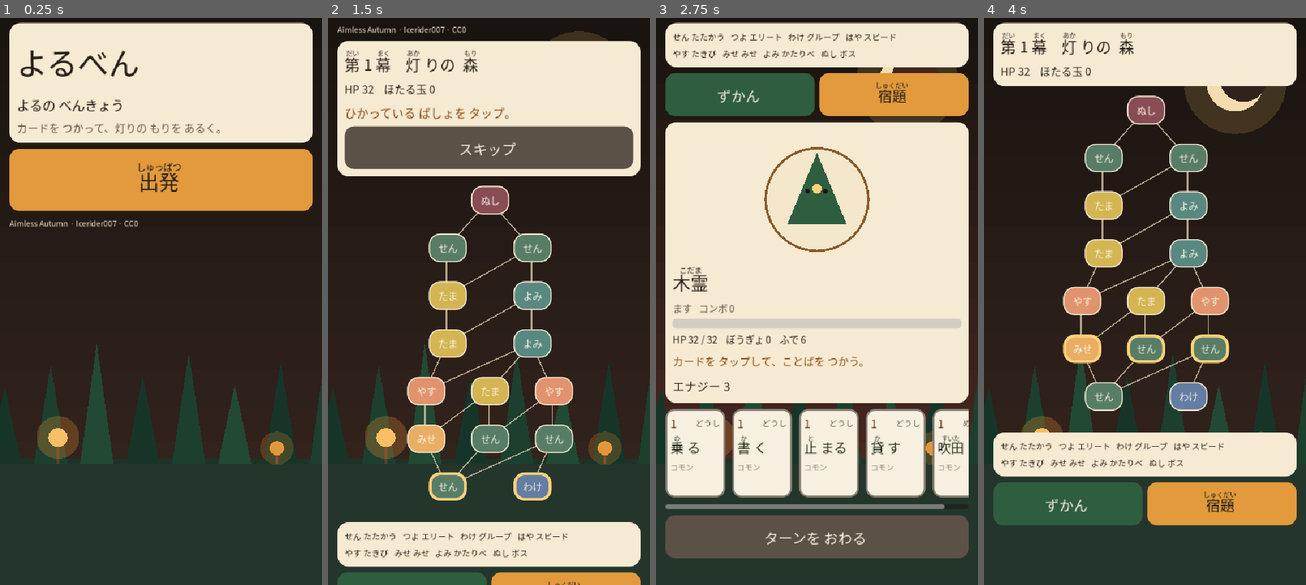
Above: before the commit, frames 1-4 (left to right).
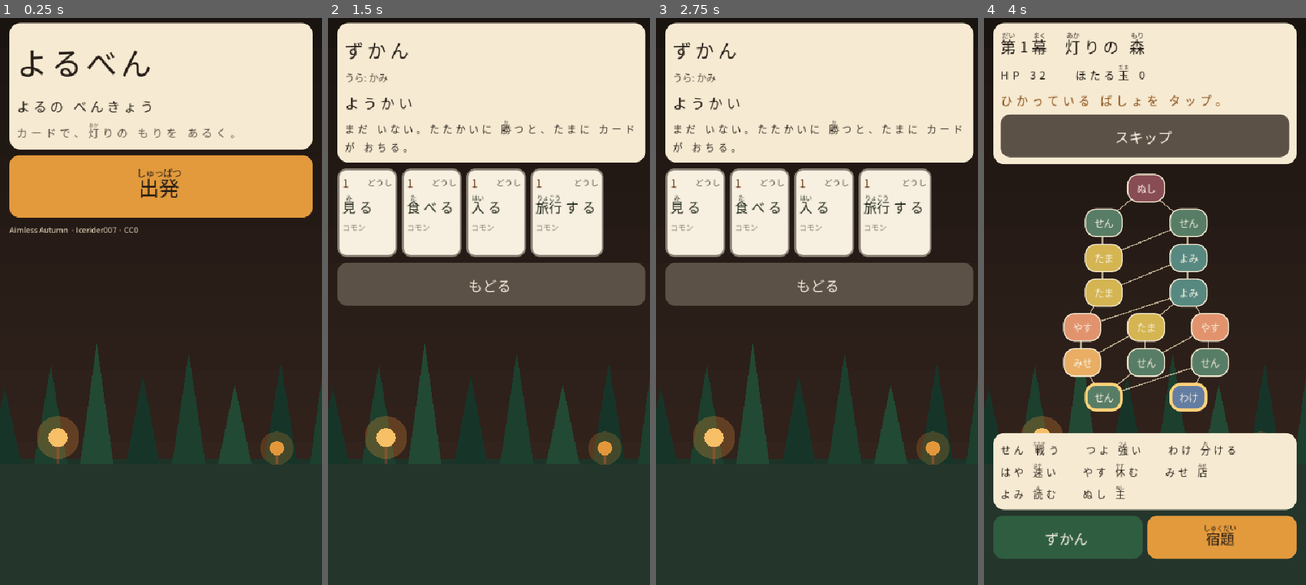
Above: after the commit, the same moments.

Repository: pannosuke/ywca-japanese
Game: Godot game, scene res://scenes/main.tscn
Same seed, same stepped clock (60 frames per second), same inputs: the game is played once before the commit and once after it.
Inputs (mouse positions are in pixels of both pictures, inside the frame that each line leads up to; where the layout moved, square brackets give the same spot in the first picture):
- Up to frame 1 (0.25 s): no input
- Up to frame 2 (1.5 s): click (489, 188) [489, 182] at 0.5 s; click (411, 556) at 1.27 s
- Up to frame 3 (2.75 s): click (775, 488) at 2 s, where only the run before the commit has a clickable "せん"
- Up to frame 4 (4 s): click (1067, 97) at 2.77 s; click (1148, 284) [1145, 261] at 3.5 s

The runs differ from the first frame. In frame 1, 5.7% of the frame differs, in the area x 2-98%, y 5-38%; in frame 2, 46%; in frame 3, 63%, in the area x 2-99%, y 0-96%; in frame 4, 37%.
Error before the commit: Attempted to free a locked object (calling or emitting). (res://scripts/app.gd:90)
Error after the commit: Attempted to free a locked object (calling or emitting). (res://scripts/app.gd:92)

Commit message:
Give every kanji a reading unless it is already known.
Eric's known_kanji list is empty. One helper fills the reading, and a test scans the scripts, scenes, and pack. The art pass is next, as v0.5.0.

Co-authored-by: Eric Allerton <pannosuke@users.noreply.github.com>

Diff:
--- a/content/packs/ywca-evening/profile.json
+++ b/content/packs/ywca-evening/profile.json
@@ -8,6 +8,7 @@
   "anki_deck": "YWCA",
   "anki_tag_prefix": "class::",
   "kanji_study": "not_started",
+  "known_kanji": [],
   "commute": {
     "summary_ruby": "JRの A[エー]線[せん]で、茨木駅[いばらきえき]から 大阪駅[おおさかえき]まで。快速[かいそく]に 間[ま]に 合[あ]えば 快速[かいそく]。おりたら、地下[ちか]の 出口[でぐち] M16 から Eストリートを 歩[ある]いて YWCA。",
     "summary_en": "JR A-line from Ibaraki Station to Osaka Station. The rapid, if he catches it. Then underground exit M16 and E Street to the YWCA."
--- a/scripts/app.gd
+++ b/scripts/app.gd
@@ -28,12 +28,14 @@
 
 func _ready() -> void:
 	pack = ContentPack.load_default()
+	Furigana.prepare(pack)
 	font = load("res://assets/fonts/NotoSansJP-Regular.otf")
 	correct_sfx = load("res://assets/sfx/correct.wav")
 	wrong_sfx = load("res://assets/sfx/wrong.wav")
 	shot = OS.get_environment("YORUBEN_SHOT")
 	_chrome()
 	_load()
+	_bind_known()
 	if shot != "":
 		state["music"] = 0.0
 		_prepare_shot()
@@ -108,18 +110,22 @@
 	label.font = font
 	label.font_size = size
 	label.color = color
+	label.max_width = 500
 	label.set_markup(markup)
 	parent.add_child(label)
 	return label
 
-func _text(parent: Node, value: String, size := 18, color := INK) -> Label:
-	var label := Label.new()
-	label.text = value
-	label.autowrap_mode = TextServer.AUTOWRAP_WORD_SMART
-	label.add_theme_font_size_override("font_size", size)
-	label.add_theme_color_override("font_color", color)
-	parent.add_child(label)
-	return label
+func _text(parent: Node, value: String, size := 18, color := INK) -> Control:
+	var marked := Furigana.apply(value, Furigana.known)
+	if marked.find("[") == -1:
+		var label := Label.new()
+		label.text = marked
+		label.autowrap_mode = TextServer.AUTOWRAP_WORD_SMART
+		label.add_theme_font_size_override("font_size", size)
+		label.add_theme_color_override("font_color", color)
+		parent.add_child(label)
+		return label
+	return _ruby(parent, marked, size, color)
 
 func _button(parent: Node, markup: String, fill: Color, cb: Callable, height := 72, font_size := 24) -> Button:
 	var button := Button.new()
@@ -157,7 +163,7 @@
 	var box := _panel()
 	_ruby(box, "よるべん", 52)
 	_ruby(box, "よるの べんきょう", 22)
-	_text(box, "カードを つかって、灯りの もりを あるく。", 18, Color("5c5146"))
+	_text(box, "カードで、灯りの もりを あるく。", 18, Color("5c5146"))
 	_button(column, "出発[しゅっぱつ]", LANTERN, _depart, 104, 34)
 	var track := MusicCredits.for_region(2)
 	_text(column, "%s · %s · %s" % [track["title"], track["author"], track["license"]], 13, Color("f0e2c8"))
@@ -184,8 +190,9 @@
 	view.bind(run["map"], run["path"], _open_ids(), font)
 	column.add_child(view)
 	var legend := _panel()
-	_text(legend, "せん たたかう   つよ エリート   わけ グループ   はや スピード", 14)
-	_text(legend, "やす たきび   みせ みせ   よみ かたりべ   ぬし ボス", 14)
+	_text(legend, "せん 戦う    つよ 強い    わけ 分ける", 16)
+	_text(legend, "はや 速い    やす 休む    みせ 店", 16)
+	_text(legend, "よみ 読む    ぬし 主", 16)
 	var row := HBoxContainer.new()
 	row.add_theme_constant_override("separation", 8)
 	column.add_child(row)
@@ -1122,8 +1129,14 @@
 		"weak_verbs": [],
 		"yokai_found": [],
 		"bonus_relic": "",
+		"known_kanji": pack.known_kanji.duplicate(),
 		"run": null,
 	}
+
+func _bind_known() -> void:
+	if not state.has("known_kanji") or not (state["known_kanji"] is Array):
+		state["known_kanji"] = pack.known_kanji.duplicate()
+	Furigana.known = state["known_kanji"]
 
 func _save() -> void:
 	if shot != "":
--- a/scripts/content_pack.gd
+++ b/scripts/content_pack.gd
@@ -13,6 +13,7 @@
 var packs: Array
 var yokai: Array
 var homework: Array
+var known_kanji: Array = []
 
 static func load_default() -> ContentPack:
 	return load_from(ROOT)
@@ -23,6 +24,8 @@
 	pack.id = str(meta.get("id", "pack"))
 	pack.title_ruby = str(meta.get("title_ruby", ""))
 	pack.profile = _read(root + "/profile.json")
+	var listed = pack.profile.get("known_kanji", [])
+	pack.known_kanji = listed if listed is Array else []
 	pack.lessons = _read(root + "/lessons.json")["lessons"]
 	pack.words = _read(root + "/words.json")["words"]
 	pack.verbs = _read(root + "/verbs.json")
--- /dev/null
+++ b/scripts/furigana.gd
@@ -0,0 +1,169 @@
+class_name Furigana
+extends RefCounted
+
+## Readings for kanji that never appear with brackets in the pack.
+const EXTRAS := [
+	"課[か]", "熱[あつ]い", "小[ちい]さ", "勝[か]つ", "守[まも]り", "少[すこ]し",
+	"五段[ごだん]", "一段[いちだん]", "別科[べっか]", "日本語[にほんご]", "学科[がっか]",
+	"て形[けい]", "ない形[けい]", "た形[けい]", "出[だ]した", "出[で]る", "出[だ]す",
+	"灯[あか]り", "見[み]なお", "金[きん]の", "玉[だま]", "森[もり]", "火[ひ]",
+	"戦[たたか]う", "強[つよ]い", "分[わ]ける", "速[はや]い", "店[みせ]", "読[よ]む", "主[ぬし]",
+	"休[やす]む",
+]
+
+static var known: Array = []
+static var _prepared := false
+static var _tally: Dictionary = {}
+static var _entries: Array = []
+
+static func prepare(pack: ContentPack) -> void:
+	if _prepared:
+		return
+	_prepared = true
+	_tally = {}
+	_entries = []
+	_walk(pack.profile)
+	_walk(pack.lessons)
+	_walk(pack.words)
+	_walk(pack.verbs)
+	_walk(pack.cards)
+	_walk(pack.yokai)
+	_walk(pack.homework)
+	_harvest_tree("res://scripts")
+	_harvest_tree("res://scenes")
+	for extra in EXTRAS:
+		_harvest(str(extra), 10000)
+	for surface in _tally.keys():
+		var options: Dictionary = _tally[surface]
+		var best := ""
+		var best_n := -1
+		for ruby in options.keys():
+			var n := int(options[ruby])
+			if n > best_n:
+				best_n = n
+				best = str(ruby)
+		_entries.append({"surface": str(surface), "ruby": best})
+	_entries.sort_custom(func(a, b): return str(a["surface"]).length() > str(b["surface"]).length())
+
+static func apply(text: String, known_kanji: Array) -> String:
+	var out := ""
+	var i := 0
+	while i < text.length():
+		var ch := text.substr(i, 1)
+		if _kanji(ch):
+			var j := i
+			while j < text.length() and _kanji(text.substr(j, 1)):
+				j += 1
+			if j < text.length() and text.substr(j, 1) == "[":
+				var close := text.find("]", j)
+				var base := text.substr(i, j - i)
+				var reading := text.substr(j + 1, close - j - 1)
+				out += _filter(base, reading, known_kanji)
+				i = close + 1
+				continue
+			var matched := false
+			for entry in _entries:
+				var surface := str(entry["surface"])
+				if text.substr(i, surface.length()) == surface:
+					out += apply(str(entry["ruby"]), known_kanji)
+					i += surface.length()
+					matched = true
+					break
+			if not matched:
+				out += ch
+				i += 1
+		else:
+			out += ch
+			i += 1
+	return out
+
+static func bare(text: String) -> String:
+	var i := 0
+	while i < text.length():
+		if _kanji(text.substr(i, 1)):
+			var j := i
+			while j < text.length() and _kanji(text.substr(j, 1)):
+				j += 1
+			if j >= text.length() or text.substr(j, 1) != "[":
+				var from := maxi(0, i - 6)
+				return text.substr(from, j + 6 - from)
+			i = j
+		else:
+			i += 1
+	return ""
+
+static func _filter(base: String, reading: String, known_kanji: Array) -> String:
+	if reading == "":
+		return base
+	var i := 0
+	while i < base.length():
+		var ch := base.substr(i, 1)
+		if _kanji(ch) and not known_kanji.has(ch):
+			return base + "[" + reading + "]"
+		i += 1
+	return base
+
+static func _walk(value) -> void:
+	var kind := typeof(value)
+	if kind == TYPE_STRING:
+		_harvest(str(value), 1)
+	elif kind == TYPE_ARRAY:
+		for child in value:
+			_walk(child)
+	elif kind == TYPE_DICTIONARY:
+		for key in value.keys():
+			_walk(value[key])
+
+static func _harvest_tree(root: String) -> void:
+	var dir := DirAccess.open(root)
+	if dir == null:
+		return
+	dir.list_dir_begin()
+	var name := dir.get_next()
+	while name != "":
+		if name != "." and name != "..":
+			var path := root + "/" + name
+			if dir.current_is_dir():
+				_harvest_tree(path)
+			elif name.ends_with(".gd") or name.ends_with(".tscn"):
+				_harvest(FileAccess.get_file_as_string(path), 1)
+		name = dir.get_next()
+
+static func _harvest(text: String, weight: int) -> void:
+	var i := 0
+	while i < text.length():
+		if not _kanji(text.substr(i, 1)):
+			i += 1
+			continue
+		var start := i
+		while i < text.length() and _kanji(text.substr(i, 1)):
+			i += 1
+		var kanji := text.substr(start, i - start)
+		if i >= text.length() or text.substr(i, 1) != "[":
+			continue
+		var close := text.find("]", i)
+		if close == -1:
+			return
+		var reading := text.substr(i + 1, close - i - 1)
+		i = close + 1
+		var kana_start := i
+		while i < text.length() and _kana(text.substr(i, 1)):
+			i += 1
+		var kana := text.substr(kana_start, i - kana_start)
+		_add(kanji + kana, kanji + "[" + reading + "]" + kana, weight)
+		if kana != "":
+			_add(kanji, kanji + "[" + reading + "]", weight)
+
+static func _add(surface: String, ruby: String, weight: int) -> void:
+	if not _tally.has(surface):
+		_tally[surface] = {}
+	var options: Dictionary = _tally[surface]
+	options[ruby] = int(options.get(ruby, 0)) + weight
+
+static func _kanji(ch: String) -> bool:
+	var code := ch.unicode_at(0)
+	return (code >= 0x4e00 and code <= 0x9fff) or code == 0x3005
+
+static func _kana(ch: String) -> bool:
+	var code := ch.unicode_at(0)
+	return code >= 0x3040 and code <= 0x30ff
--- a/scripts/ruby_label.gd
+++ b/scripts/ruby_label.gd
@@ -6,54 +6,83 @@
 var font_size := 28
 var color := Color("1c2416")
 var align_center := false
+var max_width := 0.0
 
 func set_markup(value: String) -> void:
-	markup = value
+	markup = Furigana.apply(value, Furigana.known)
 	_fit()
 	queue_redraw()
 
 func _fit() -> void:
 	if font == null:
 		return
-	var width := 0.0
-	for part in RubyText.parse(markup):
-		var base: String = part["base"]
-		var reading: String = part["reading"]
-		var base_w := font.get_string_size(base, HORIZONTAL_ALIGNMENT_LEFT, -1, font_size).x
-		var read_w := 0.0
-		if reading != "":
-			read_w = font.get_string_size(reading, HORIZONTAL_ALIGNMENT_LEFT, -1, font_size * 0.46).x
-		width += maxf(base_w, read_w) + 6.0
-	custom_minimum_size = Vector2(width, font_size * 1.85)
+	var lines := _lines()
+	var widest := 0.0
+	for line in lines:
+		var width := 0.0
+		for item in line:
+			width += float(item["w"]) + 6.0
+		widest = maxf(widest, width)
+	if max_width > 0.0:
+		widest = maxf(widest, 40.0)
+	custom_minimum_size = Vector2(widest, font_size * 1.9 * maxi(lines.size(), 1))
 
-func _draw() -> void:
-	if font == null:
-		return
-	var parts := RubyText.parse(markup)
-	var widths: Array = []
-	var total := 0.0
-	for part in parts:
-		var base: String = part["base"]
-		var reading: String = part["reading"]
+func _lines() -> Array:
+	var source: Array = RubyText.parse(markup)
+	var pieces: Array = []
+	for part in source:
+		var base := str(part["base"])
+		var reading := str(part["reading"])
+		if max_width > 0.0 and base.length() > 1 and reading == "":
+			var step := 0
+			while step < base.length():
+				pieces.append({"base": base.substr(step, 1), "reading": ""})
+				step += 1
+		else:
+			pieces.append({"base": base, "reading": reading})
+	var lines: Array = []
+	var line: Array = []
+	var x := 0.0
+	for part in pieces:
+		var base := str(part["base"])
+		var reading := str(part["reading"])
 		var base_w := font.get_string_size(base, HORIZONTAL_ALIGNMENT_LEFT, -1, font_size).x
 		var read_w := 0.0
 		if reading != "":
 			read_w = font.get_string_size(reading, HORIZONTAL_ALIGNMENT_LEFT, -1, font_size * 0.46).x
 		var piece := maxf(base_w, read_w)
-		widths.append(piece)
-		total += piece + 6.0
-	var x := 0.0
-	if align_center and size.x > total:
-		x = (size.x - total) * 0.5
-	var base_y := font_size * 1.45
-	for i in parts.size():
-		var part: Dictionary = parts[i]
-		var piece: float = widths[i]
-		var base: String = part["base"]
-		var reading: String = part["reading"]
-		var base_w := font.get_string_size(base, HORIZONTAL_ALIGNMENT_LEFT, -1, font_size).x
-		if reading != "":
-			var read_w := font.get_string_size(reading, HORIZONTAL_ALIGNMENT_LEFT, -1, font_size * 0.46).x
-			draw_string(font, Vector2(x + (piece - read_w) * 0.5, font_size * 0.5), reading, HORIZONTAL_ALIGNMENT_LEFT, -1, font_size * 0.46, color)
-		draw_string(font, Vector2(x + (piece - base_w) * 0.5, base_y), base, HORIZONTAL_ALIGNMENT_LEFT, -1, font_size, color)
+		if max_width > 0.0 and x > 0.0 and x + piece > max_width:
+			lines.append(line)
+			line = []
+			x = 0.0
+		line.append({"base": base, "reading": reading, "w": piece, "base_w": base_w, "read_w": read_w})
 		x += piece + 6.0
+	if line.size() > 0:
+		lines.append(line)
+	return lines
+
+func _draw() -> void:
+	if font == null:
+		return
+	var lines := _lines()
+	var row := 0
+	for line in lines:
+		var total := 0.0
+		for item in line:
+			total += float(item["w"]) + 6.0
+		var x := 0.0
+		if align_center and size.x > total:
+			x = (size.x - total) * 0.5
+		var base_y := font_size * 1.45 + row * font_size * 1.9
+		var read_y := font_size * 0.5 + row * font_size * 1.9
+		for item in line:
+			var piece := float(item["w"])
+			var base := str(item["base"])
+			var reading := str(item["reading"])
+			var base_w := float(item["base_w"])
+			if reading != "":
+				var read_w := float(item["read_w"])
+				draw_string(font, Vector2(x + (piece - read_w) * 0.5, read_y), reading, HORIZONTAL_ALIGNMENT_LEFT, -1, font_size * 0.46, color)
+			draw_string(font, Vector2(x + (piece - base_w) * 0.5, base_y), base, HORIZONTAL_ALIGNMENT_LEFT, -1, font_size, color)
+			x += piece + 6.0
+		row += 1
--- a/scripts/ui/card_face.gd
+++ b/scripts/ui/card_face.gd
@@ -35,29 +35,37 @@
 	var ruby := RubyLabel.new()
 	ruby.font = font
 	ruby.font_size = 22 if compact else 28
+	ruby.max_width = 180 if compact else 250
 	ruby.set_markup(str(card.get("ruby", "")))
 	box.add_child(ruby)
 	if not compact:
-		var gloss := Label.new()
-		gloss.text = str(card.get("gloss_ja", ""))
-		gloss.autowrap_mode = TextServer.AUTOWRAP_WORD_SMART
-		gloss.add_theme_font_override("font", font)
-		gloss.add_theme_font_size_override("font_size", 14)
-		gloss.add_theme_color_override("font_color", Color("3a332b"))
-		box.add_child(gloss)
-		var en := Label.new()
-		en.text = str(card.get("gloss_en", ""))
-		en.autowrap_mode = TextServer.AUTOWRAP_WORD_SMART
-		en.add_theme_font_override("font", font)
-		en.add_theme_font_size_override("font_size", 12)
-		en.add_theme_color_override("font_color", Color("6d6256"))
-		box.add_child(en)
+		_line(box, str(card.get("gloss_ja", "")), font, 14, Color("3a332b"))
+		_line(box, str(card.get("gloss_en", "")), font, 12, Color("6d6256"))
 	var mark := Label.new()
 	mark.text = _rarity(rarity)
 	mark.add_theme_font_override("font", font)
 	mark.add_theme_font_size_override("font_size", 13)
 	mark.add_theme_color_override("font_color", style.border_color)
 	box.add_child(mark)
+
+func _line(parent: Node, value: String, font: Font, size: int, color: Color) -> void:
+	var marked := Furigana.apply(value, Furigana.known)
+	if marked.find("[") == -1:
+		var label := Label.new()
+		label.text = marked
+		label.autowrap_mode = TextServer.AUTOWRAP_WORD_SMART
+		label.add_theme_font_override("font", font)
+		label.add_theme_font_size_override("font_size", size)
+		label.add_theme_color_override("font_color", color)
+		parent.add_child(label)
+		return
+	var ruby := RubyLabel.new()
+	ruby.font = font
+	ruby.font_size = size
+	ruby.color = color
+	ruby.max_width = 190
+	ruby.set_markup(marked)
+	parent.add_child(ruby)
 
 func _kind(type_name: String) -> String:
 	match type_name:
--- a/scripts/ui/map_view.gd
+++ b/scripts/ui/map_view.gd
@@ -39,7 +39,7 @@
 	_path = path
 	_open = open_ids
 	font = text_font
-	custom_minimum_size = Vector2(500, 560)
+	custom_minimum_size = Vector2(500, 430)
 	queue_redraw()
 	call_deferred("_place")
 
@@ -56,7 +56,7 @@
 		child.free()
 	var rows: Array = _map["rows"]
 	var width := maxf(size.x, 500.0)
-	var height := maxf(size.y, 560.0)
+	var height := maxf(size.y, 430.0)
 	var span := (height - 80) / float(maxi(rows.size() - 1, 1))
 	for r in rows.size():
 		var row: Array = rows[r]
@@ -92,7 +92,7 @@
 		return
 	var rows: Array = _map["rows"]
 	var width := maxf(size.x, 500.0)
-	var height := maxf(size.y, 560.0)
+	var height := maxf(size.y, 430.0)
 	var span := (height - 80) / float(maxi(rows.size() - 1, 1))
 	var points := {}
 	for r in rows.size():
--- /dev/null
+++ b/tests/test_furigana.gd
@@ -0,0 +1,89 @@
+extends GutTest
+
+func test_profile_known_kanji_starts_empty() -> void:
+	var pack := ContentPack.load_default()
+	assert_eq(pack.known_kanji.size(), 0)
+
+func test_known_kanji_drops_only_a_learned_character() -> void:
+	Furigana.prepare(ContentPack.load_default())
+	assert_eq(Furigana.apply("出[で]る", ["出"]), "出る")
+	assert_eq(Furigana.apply("出発[しゅっぱつ]", ["出"]), "出発[しゅっぱつ]")
+	assert_eq(Furigana.bare(Furigana.apply("出発", [])), "")
+	assert_eq(Furigana.bare(Furigana.apply("灯りの森", [])), "")
+
+func test_every_shown_string_has_a_reading() -> void:
+	Furigana.prepare(ContentPack.load_default())
+	var files: Array = []
+	_gather("res://scripts", files)
+	_gather("res://scenes", files)
+	_gather("res://content/packs", files)
+	assert_gt(files.size(), 8)
+	var checked := 0
+	for path in files:
+		var text := FileAccess.get_file_as_string(str(path))
+		var strings: Array = _strings(str(path), text)
+		for item in strings:
+			var source := str(item)
+			if source == "":
+				continue
+			checked += 1
+			var shown := Furigana.apply(source, [])
+			var bad := Furigana.bare(shown)
+			assert_eq(bad, "", "%s :: %s" % [str(path), source.substr(0, 48)])
+	assert_gt(checked, 100)
+
+func _gather(root: String, into: Array) -> void:
+	var dir := DirAccess.open(root)
+	if dir == null:
+		return
+	dir.list_dir_begin()
+	var name := dir.get_next()
+	while name != "":
+		if name != "." and name != "..":
+			var path := root + "/" + name
+			if dir.current_is_dir():
+				_gather(path, into)
+			elif name.ends_with(".gd") or name.ends_with(".tscn") or name.ends_with(".json"):
+				into.append(path)
+		name = dir.get_next()
+
+func _strings(path: String, text: String) -> Array:
+	if path.ends_with(".json"):
+		var parsed = JSON.parse_string(text)
+		var out: Array = []
+		_walk(parsed, out)
+		return out
+	return _quotes(text)
+
+func _walk(value, into: Array) -> void:
+	var kind := typeof(value)
+	if kind == TYPE_STRING:
+		into.append(value)
+	elif kind == TYPE_ARRAY:
+		for child in value:
+			_walk(child, into)
+	elif kind == TYPE_DICTIONARY:
+		for key in value.keys():
+			_walk(value[key], into)
+
+func _quotes(text: String) -> Array:
+	var out: Array = []
+	var i := 0
+	while i < text.length():
+		if text.substr(i, 1) != "\"":
+			i += 1
+			continue
+		var j := i + 1
+		var buf := ""
+		while j < text.length():
+			var ch := text.substr(j, 1)
+			if ch == "\\":
+				j += 2
+				continue
+			if ch == "\"":
+				break
+			buf += ch
+			j += 1
+		out.append(buf)
+		i = j + 1
+	return out
Not shown, added: scripts/furigana.gd.uid
Not shown, added: tests/test_furigana.gd.uid
Not shown, changed: CHANGELOG.md
Not shown, changed: DESIGN.md
Not shown, changed: ROADMAP.md
